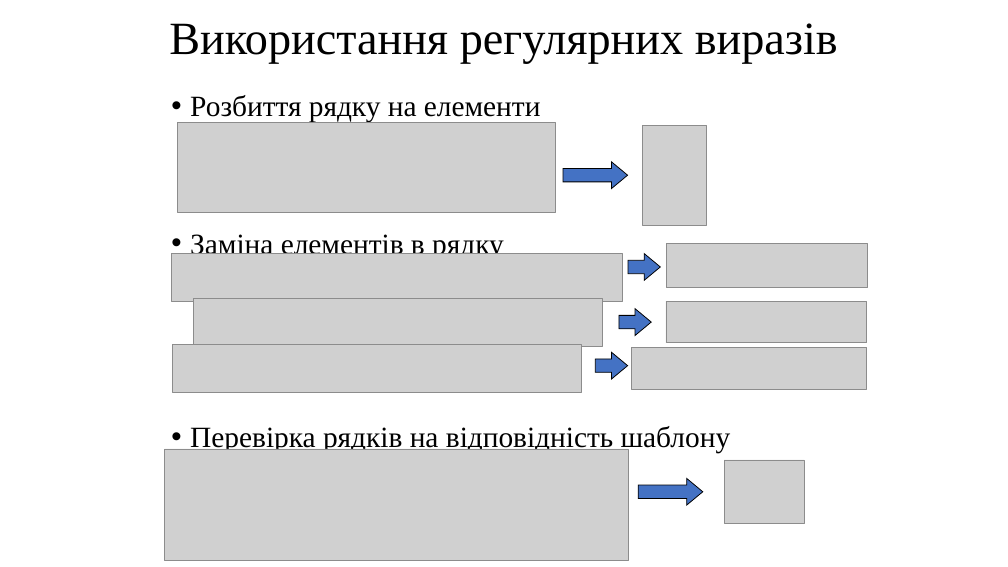
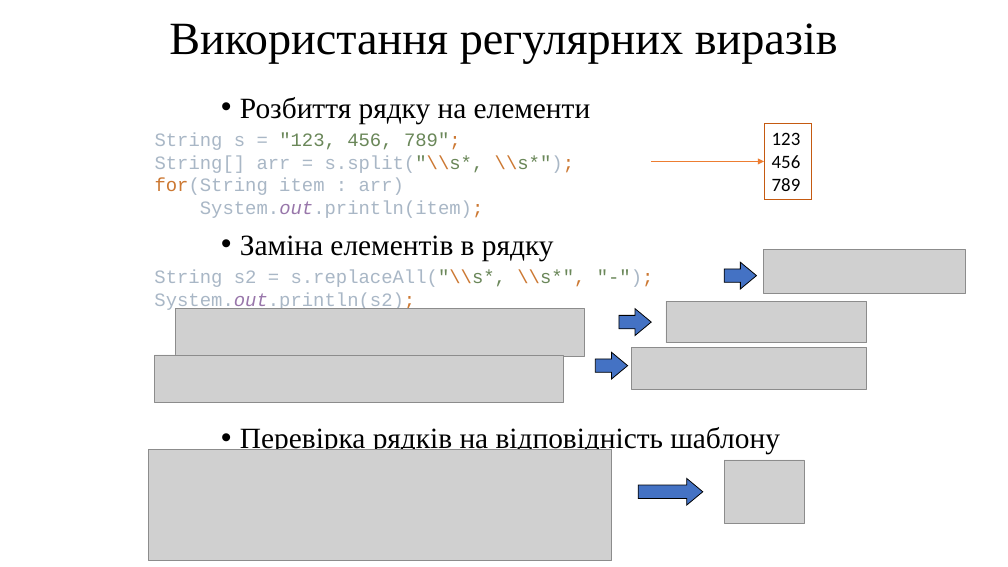
Before and after one commit to arg3ntuum/JavaCourse, a slide deck: slide 22 of Java Урок 10.2 Регулярні вирази.pptx. Drawn at 1008x567 pixels with LibreOffice and Linux fonts; fonts in the diff are those of the drawing; grey boxes stand for pictures. Boxes give left, top, right and bottom in pixels: in the first picture for what was removed or moved away, otherwise in the second. Text is boxed around its words. In the diff, an @@ line names an element or a change of style, - is before the commit and + after.

```diff
--- a/Java Урок 10.2 Регулярні вирази.pptx
+++ b/Java Урок 10.2 Регулярні вирази.pptx
@@ text "Розбиття рядку на елементи": place and size @@
-text "Розбиття рядку на елементи" at (190, 95, 731, 454)
+text "Розбиття рядку на елементи" at (240, 97, 780, 455)
@@ text added at (155, 133, 574, 218), 18 pt, text #A9B7C6 @@
+String s = "123, 456, 789";
+String[] arr = s.split("\\s*, \\s*");
+for(String item : arr)
+System.out.println(item);
@@ picture removed at (178, 123, 556, 212) @@
@@ picture removed at (642, 126, 707, 225) @@
@@ rectangle added at (765, 123, 812, 200), outline #C55A11 0.75 pt, 18 pt, text #000000 @@
+123
+456
+789
@@ right arrow removed at (563, 162, 628, 188) @@
@@ arrow added from (652, 162) to (765, 162), #ED7D31 1.5 pt @@
@@ picture removed at (172, 253, 622, 301) @@
@@ picture removed at (666, 243, 868, 287) @@
@@ right arrow: place and size @@
-right arrow at (628, 253, 661, 280)
+right arrow at (724, 262, 757, 289)
@@ picture added at (764, 250, 966, 293) @@
@@ text added at (154, 270, 585, 312), 18 pt, text #A9B7C6 @@
+String s2 = s.replaceAll("\\s*, \\s*", "-");
+System.out.println(s2);
@@ picture: place and size @@
-picture at (193, 298, 602, 346)
+picture at (175, 309, 585, 356)
@@ picture: place and size @@
-picture at (172, 345, 582, 392)
+picture at (154, 355, 563, 402)
@@ picture: place and size @@
-picture at (165, 449, 628, 560)
+picture at (148, 450, 612, 561)
```
Also in this commit, not shown: 4 other files.
